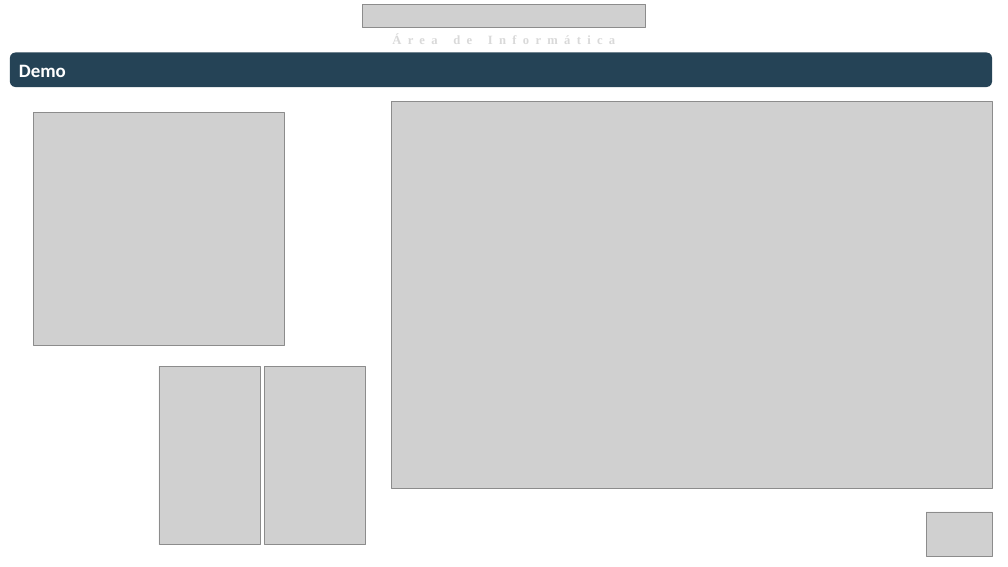
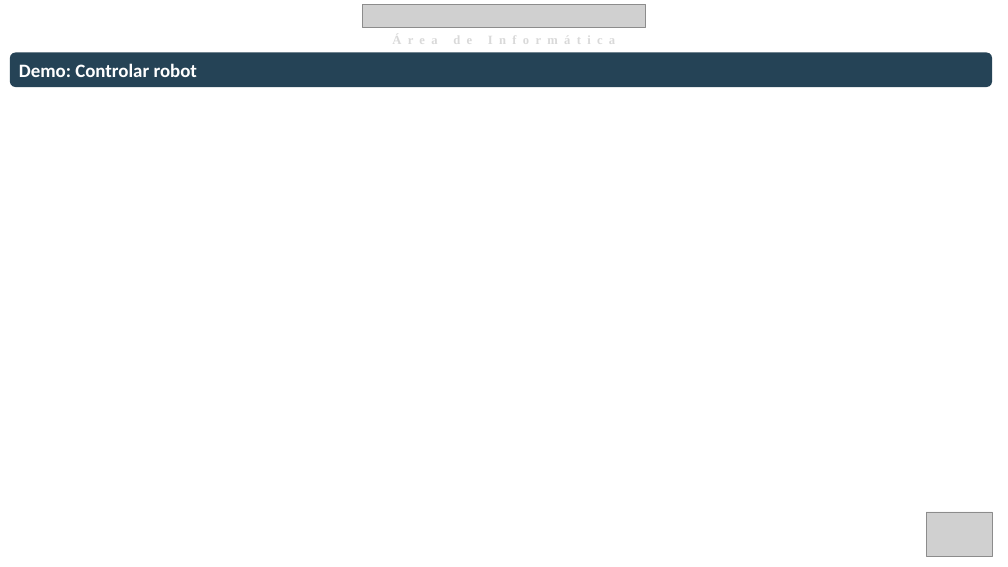
Before and after one commit to titos-carrasco/TallerMQTT, a slide deck: slide 7 of Taller MQTT.pptx. Drawn at 1008x567 pixels with LibreOffice and Linux fonts; fonts in the diff are those of the drawing; grey boxes stand for pictures. Boxes give left, top, right and bottom in pixels: in the first picture for what was removed or moved away, otherwise in the second. Text is boxed around its words. In the diff, an @@ line names an element or a change of style, - is before the commit and + after.

```diff
--- a/Taller MQTT.pptx
+++ b/Taller MQTT.pptx
@@ text in rounded rectangle at box(19, 63, 197, 77): text changed @@
-Demo
+Demo: Controlar robot
@@ picture removed at box(34, 113, 285, 346) @@
@@ picture removed at box(391, 101, 992, 488) @@
@@ picture removed at box(159, 366, 260, 544) @@
@@ picture removed at box(265, 366, 366, 544) @@
```
Also in this commit, not shown: 2 slides added, 1 other file.
